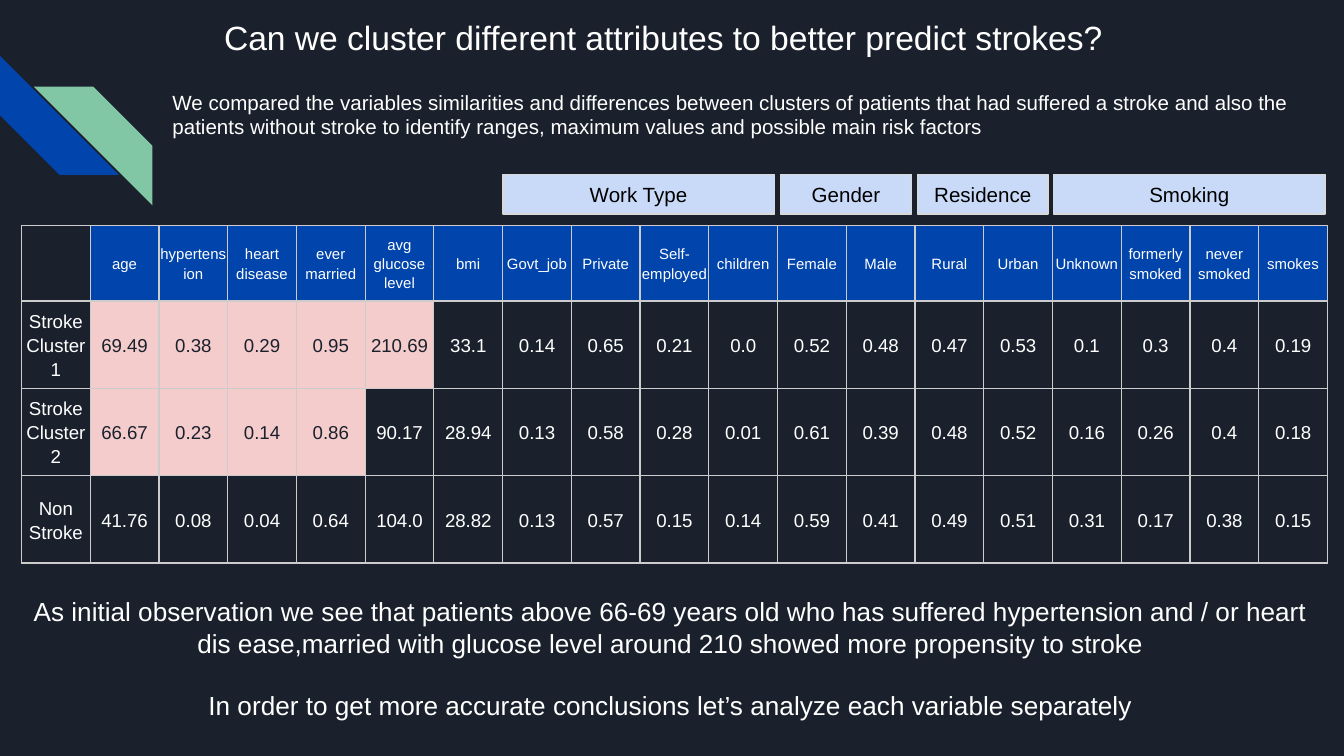
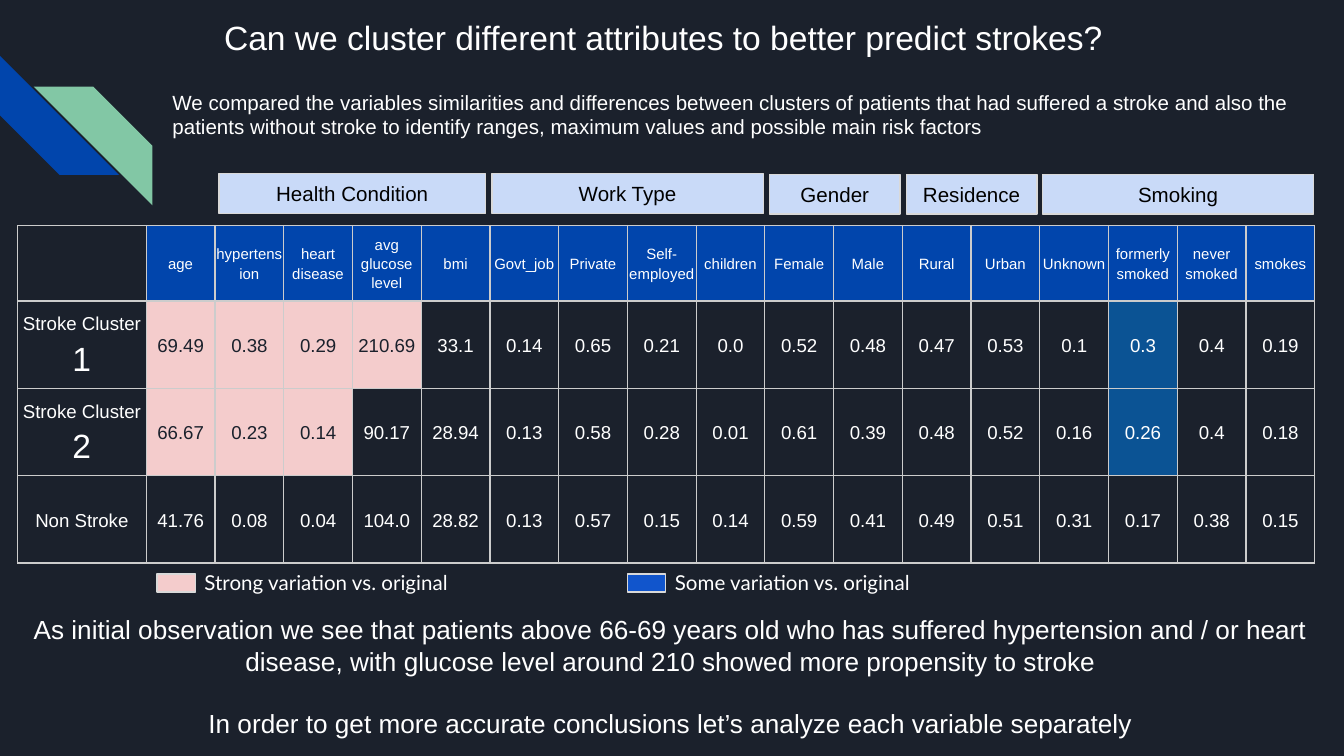
Before and after one commit to DianaGRM/Project_1, a slide deck: slide 7 of Boot Camp Project 1.pptx. Drawn at 1344x756 pixels with LibreOffice and Linux fonts; fonts in the diff are those of the drawing. Boxes give left, top, right and bottom in pixels: in the first picture for what was removed or moved away, otherwise in the second. Text is boxed around its words. In the diff, an @@ line names an element or a change of style, - is before the commit and + after.

```diff
--- a/Boot Camp Project 1.pptx
+++ b/Boot Camp Project 1.pptx
@@ rectangle added at [219, 173, 485, 214], fill #C9DAF8, outline #D9D9D9 0.75 pt, 11 pt, text #000000 @@
+Health Condition
@@ 4 rectangles: place and size @@
-4 rectangles at [503, 175, 1325, 215]
+4 rectangles at [492, 173, 1314, 215]
@@ table at [17, 226, 1312, 667] @@
-column 5: ever / married | 0.95 | 0.86 | 0.64
@@ table: place and size @@
-table at [22, 226, 1324, 667]
+table at [17, 226, 1312, 667]
@@ rectangle added at [157, 574, 196, 591], fill #F4CCCC, outline #D9D9D9 0.75 pt @@
@@ text added at [204, 575, 447, 594], 11 pt, text #FFFFFF @@
+Strong variation vs. original
@@ rectangle added at [628, 574, 667, 591], fill #1155CC, outline #D9D9D9 0.75 pt @@
@@ text added at [675, 575, 909, 594], 11 pt, text #FFFFFF @@
+Some variation vs. original
@@ text "As initial observation we see ...": place and size @@
-text "As initial observation we see ..." at [34, 602, 1306, 721]
+text "As initial observation we see ..." at [34, 620, 1306, 739]
@@ text at [34, 620, 1306, 677]: text changed @@
-As initial observation we see that patients above 66-69 years old who has suffered hypertension and / or heart dis ease,married with glucose level around 210 showed more propensity to stroke
+As initial observation we see that patients above 66-69 years old who has suffered hypertension and / or heart disease, with glucose level around 210 showed more propensity to stroke
```
Also in this commit, not shown: 3 other slides changed, 2 slides added.
